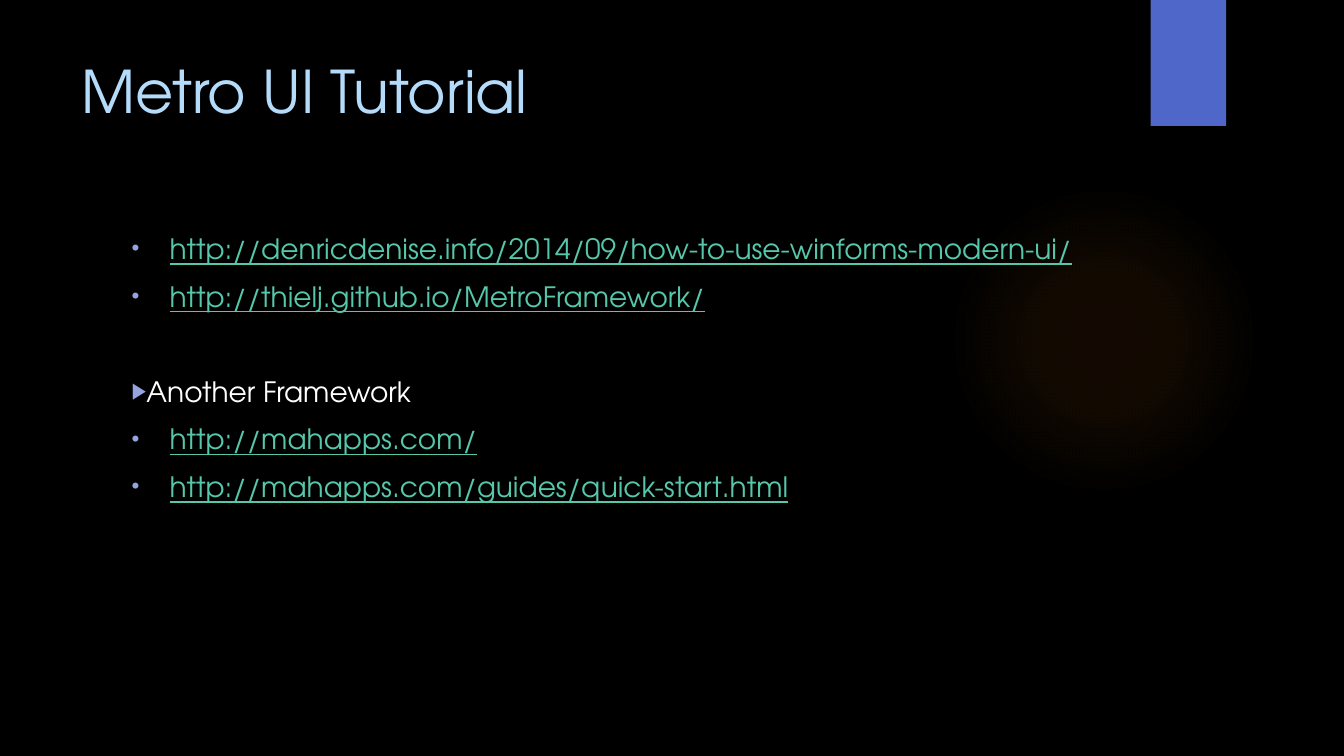
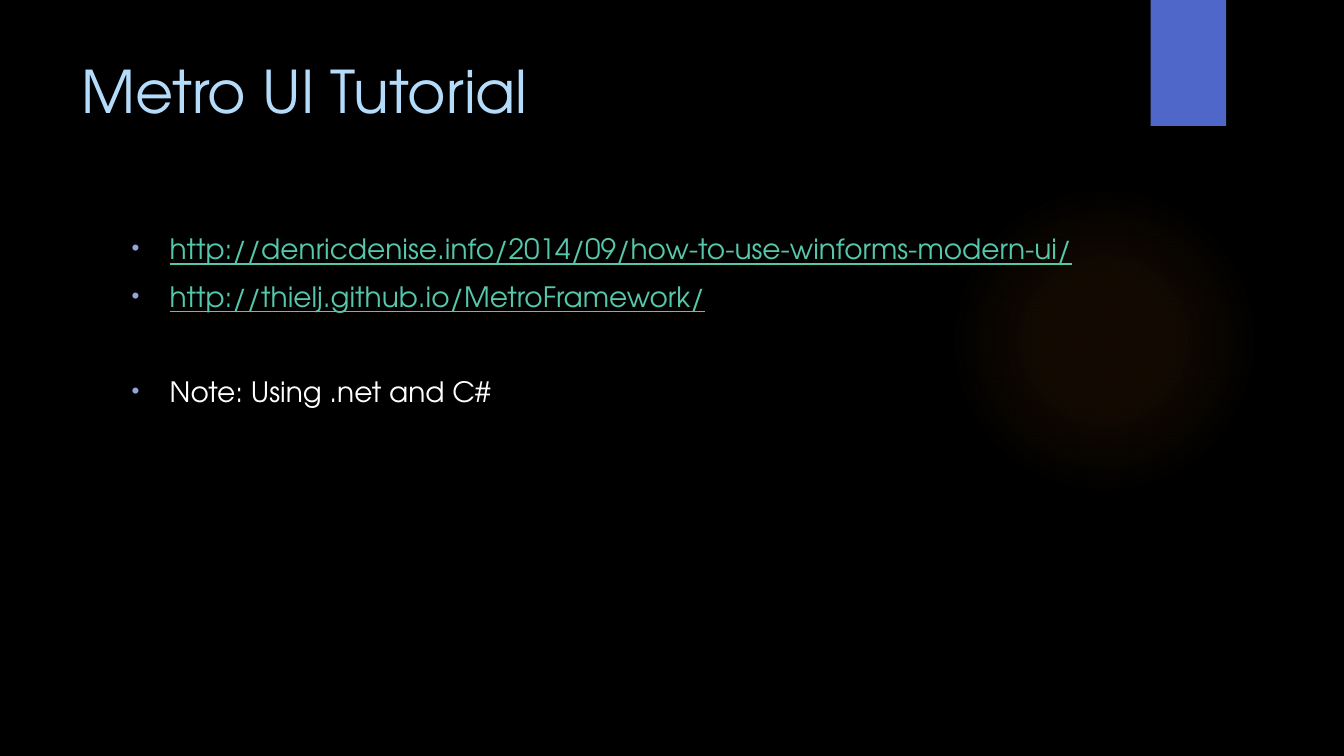
Before and after one commit to WitsSoftDev/SoftDev2016, a slide deck: slide 32 of Session 5/Softdev Session 5 2016.pptx (slide 35 before the commit). Drawn at 1344x756 pixels with LibreOffice and Linux fonts; fonts in the diff are those of the drawing; background and template pictures are left out. Boxes give left, top, right and bottom in pixels: in the first picture for what was removed or moved away, otherwise in the second. Text is boxed around its words. In the diff, an @@ line names an element or a change of style, - is before the commit and + after.

```diff
--- a/Session 5/Softdev Session 5 2016.pptx
+++ b/Session 5/Softdev Session 5 2016.pptx
@@ text at <box>170,381,490,408</box>: text changed; text colour #56C7AA to #FFFFFF @@
-▶ Another Framework
-• http://mahapps.com/
-• http://mahapps.com/guides/quick-start.html
+• Note: Using .net and C#
```
Also in this commit, not shown: 8 other slides changed, 5 slides added, 2 slides removed.
